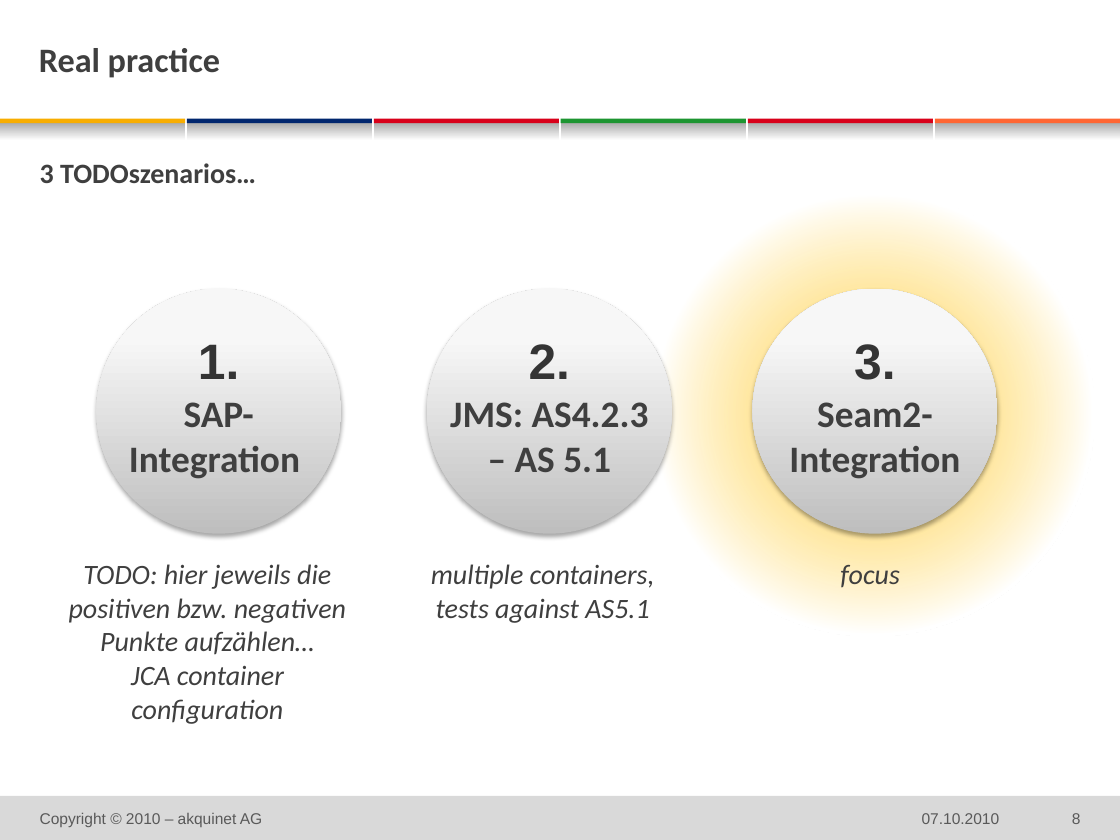
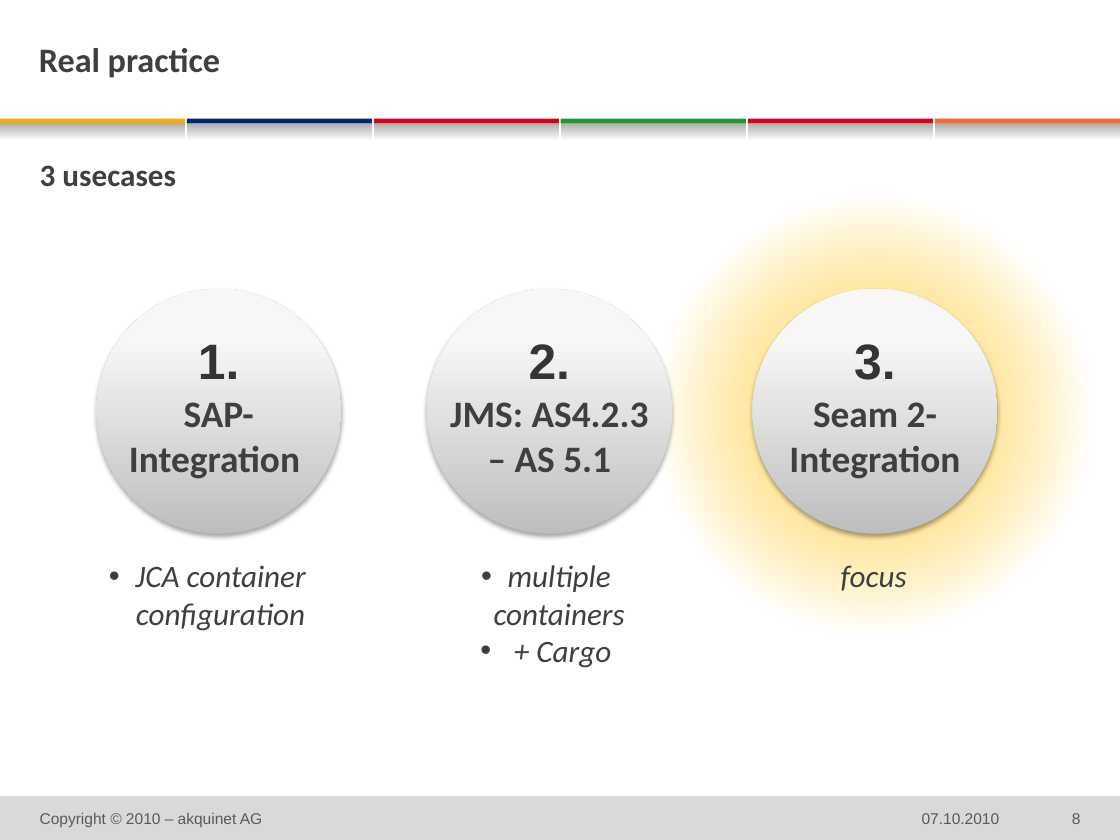
Before and after one commit to michaelschuetz/seamArquillian-judcon2010, a slide deck: slide 8 of doc/judcon_SeamArquillian.pptx. Drawn at 1120x840 pixels with LibreOffice and Linux fonts; fonts in the diff are those of the drawing; background and template pictures are left out. Boxes give left, top, right and bottom in pixels: in the first picture for what was removed or moved away, otherwise in the second. Text is boxed around its words. In the diff, an @@ line names an element or a change of style, - is before the commit and + after.

```diff
--- a/doc/judcon_SeamArquillian.pptx
+++ b/doc/judcon_SeamArquillian.pptx
@@ text at bbox=[40, 165, 176, 187]: text changed; size 18 to 20 pt @@
-3 TODOszenarios…
+3 usecases
@@ text at bbox=[789, 402, 960, 479]: spaces changed @@
-Seam2-Integration
+Seam 2-Integration
@@ text "JCA container configuration" at bbox=[135, 565, 306, 631]: size 18 to 20 pt; bullet none to • @@
@@ text at bbox=[69, 564, 346, 655]: paragraph removed @@
-TODO: hier jeweils die positiven bzw. negativen Punkte aufzählen…
@@ text at bbox=[494, 565, 625, 668]: text changed; size 18 to 20 pt @@
-multiple containers,
-tests against AS5.1
+• multiple containers
+• + Cargo
@@ text "focus" at bbox=[841, 565, 907, 591]: size 18 to 20 pt @@
```
Also in this commit, not shown: 11 other slides changed.
